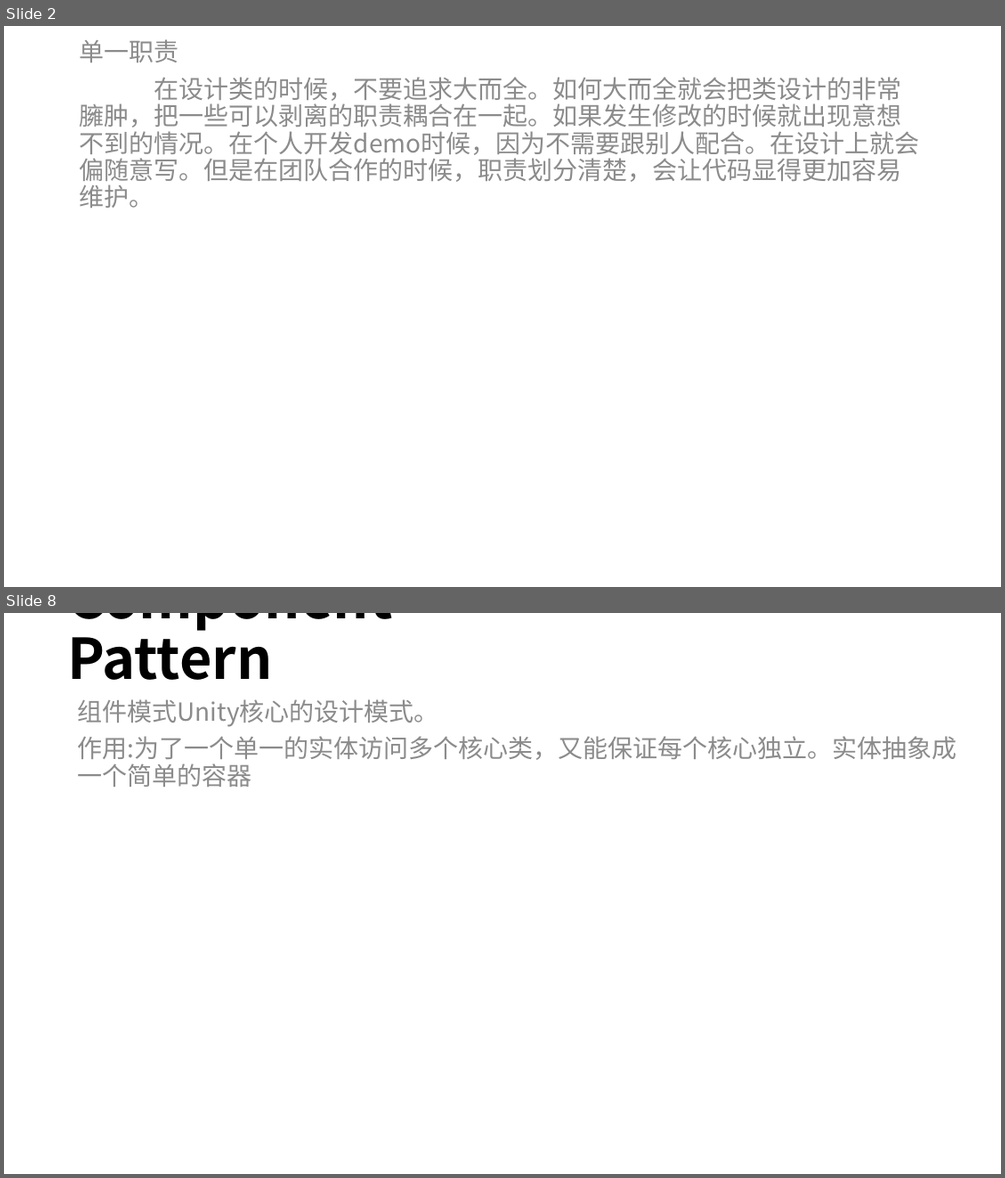
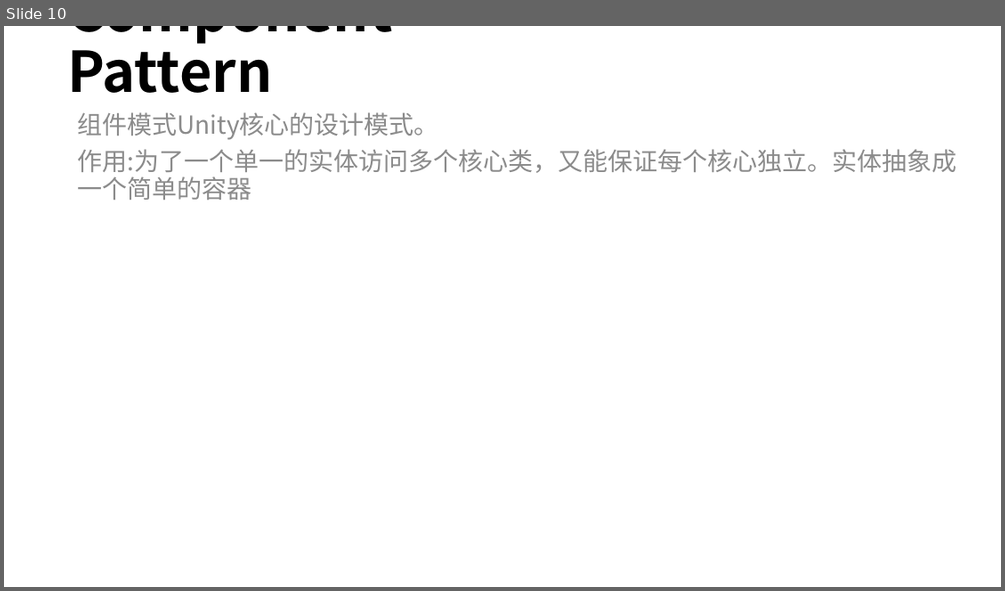
Before and after one commit to mshandle/GStar, a slide deck: Document/les2/les2.pptx. Shown one above the other, each under a label of ours: slides 2 and 8 before the commit, slide 10 after it; the slides between them are not shown. The pictures are 1005x1178 and 1005x591 pixels, drawn with LibreOffice and Linux fonts; fonts in the diff are those of the drawing. Boxes give left, top, right and bottom in pixels: in the first picture for what was removed or moved away, otherwise in the second. Text is boxed around its words. In the diff, an @@ line names an element or a change of style, - is before the commit and + after.

```diff
--- a/Document/les2/les2.pptx
+++ b/Document/les2/les2.pptx
@@ slide 2 removed at (4, 26, 1001, 587), background #FFFFFF @@
@@ text removed at (80, 39, 920, 208) @@
-单一职责
-在设计类的时候，不要追求大而全。如何大而全就会把类设计的非常臃肿，把一些可以剥离的职责耦合在一起。如果发生修改的时候就出现意想不到的情况。在个人开发demo时候，因为不需要跟别人配合。在设计上就会偏随意写。但是在团队合作的时候，职责划分清楚，会让代码显得更加容易维护。
@@ what was slide 8 is now slide 10 @@
```
Also in this commit, not shown: 4 slides changed, 5 slides added, 2 other slides removed, 9 other files.
